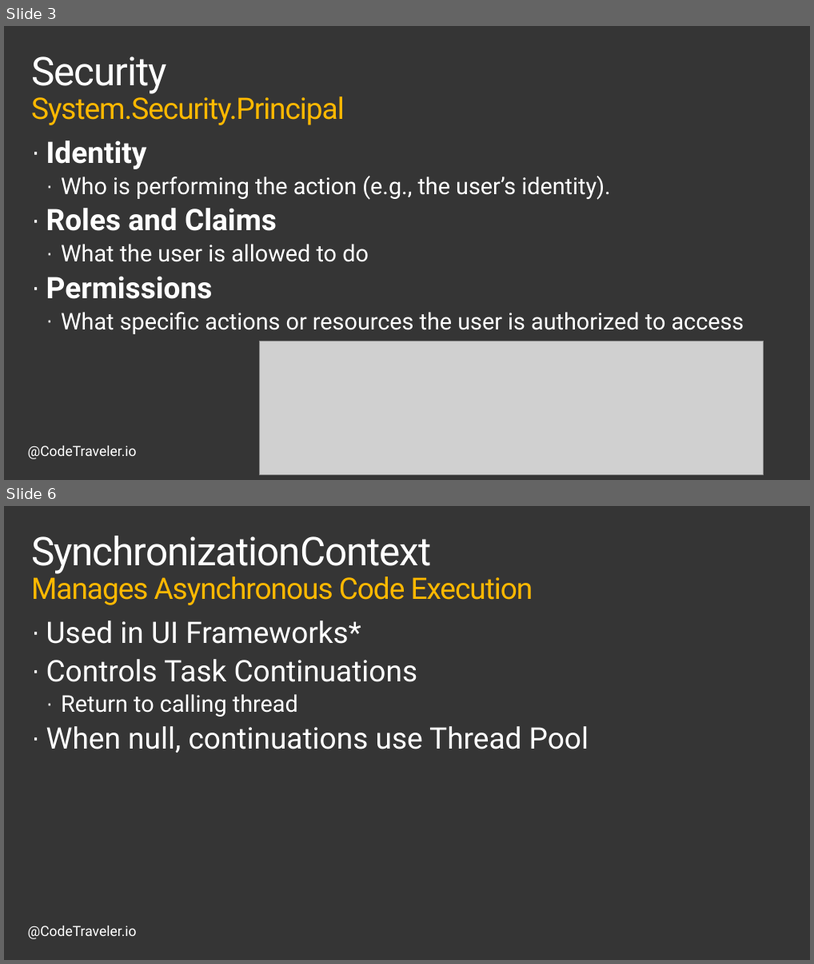
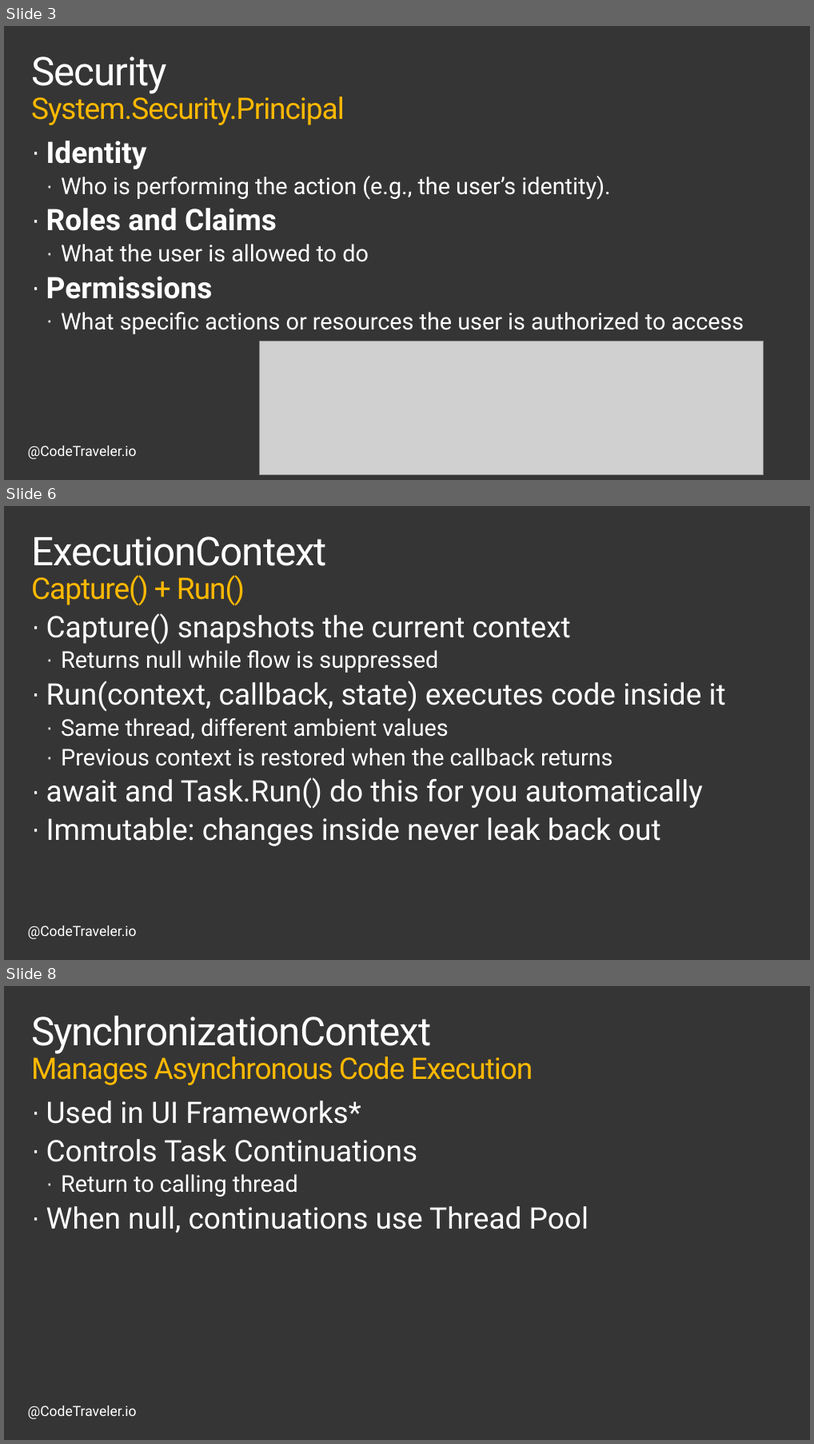
Before and after one commit to TheCodeTraveler/BecomeAnExpertWithAsyncAwait, a slide deck: 3. .NET Internals/Internals.pptx. Shown one above the other, each under a label of ours: slides 3 and 6 before the commit, slides 3, 6 and 8 after it; the slides between them are not shown. The pictures are 814x964 and 814x1444 pixels, drawn with LibreOffice and Linux fonts; fonts in the diff are those of the drawing; grey boxes stand for pictures; background and template pictures are left out. Boxes give left, top, right and bottom in pixels: in the first picture for what was removed or moved away, otherwise in the second. Text is boxed around its words. In the diff, an @@ line names an element or a change of style, - is before the commit and + after.

```diff
--- a/3. .NET Internals/Internals.pptx
+++ b/3. .NET Internals/Internals.pptx
@@ slide 6 added at [4,506,810,960], background #353535; not listed: 1 template element that a slide beside it also shows @@
@@ title added at [31,536,327,606], 48 pt, text #FFFFFF @@
+ExecutionContext
+Capture() + Run()
@@ text added at [46,613,726,846], 36 pt, text #FFFFFF @@
+· Capture() snapshots the current context
+  · Returns null while flow is suppressed
+· Run(context, callback, state) executes code inside it
+  · Same thread, different ambient values
+  · Previous context is restored when the callback returns
+· await and Task.Run() do this for you automatically
+· Immutable: changes inside never leak back out
@@ what was slide 6 is now slide 8 @@
```
Also in this commit, not shown: 2 slides changed, 4 other slides added.
